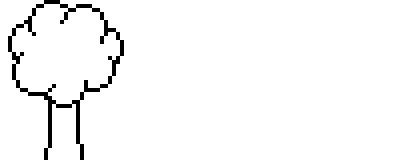
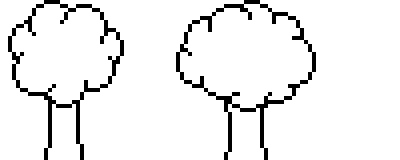
The second 400 x 160 image is a revision of the first. Changes to its layers:
painted on "Calque 1" over [176, 0, 316, 160]
